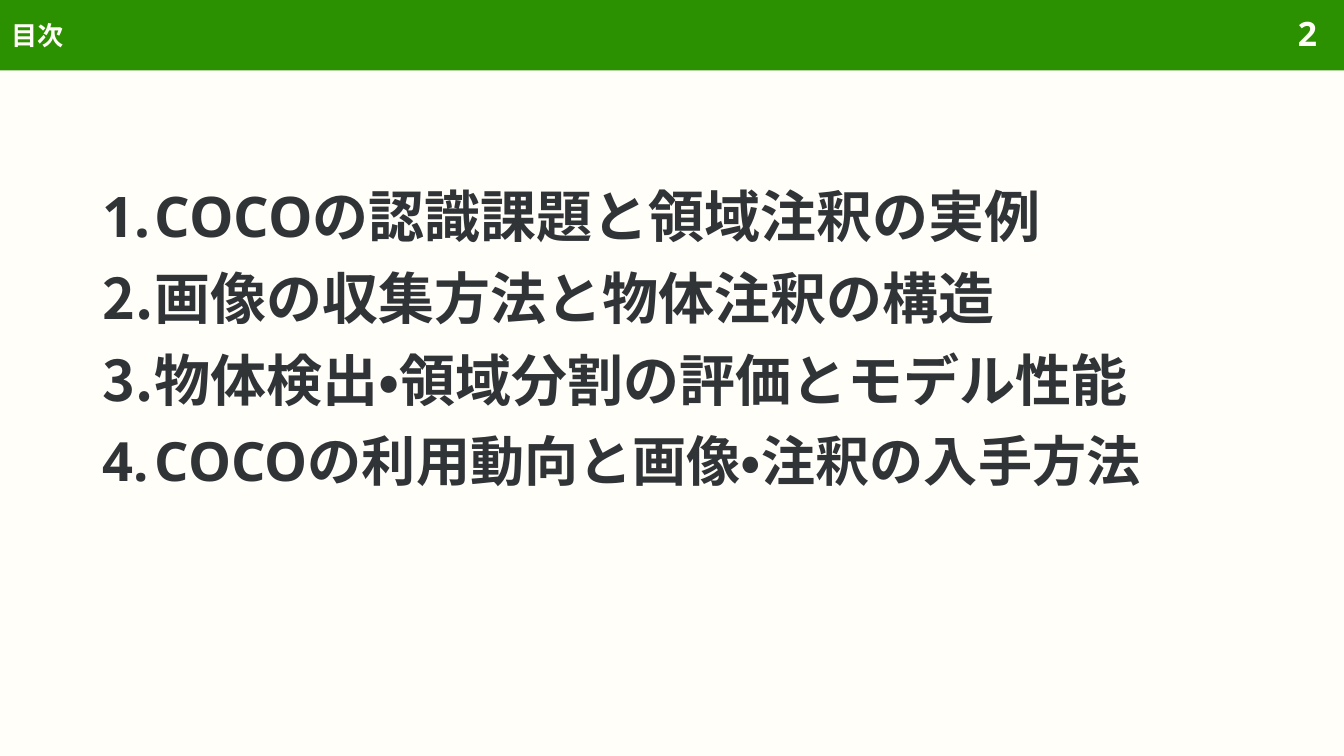
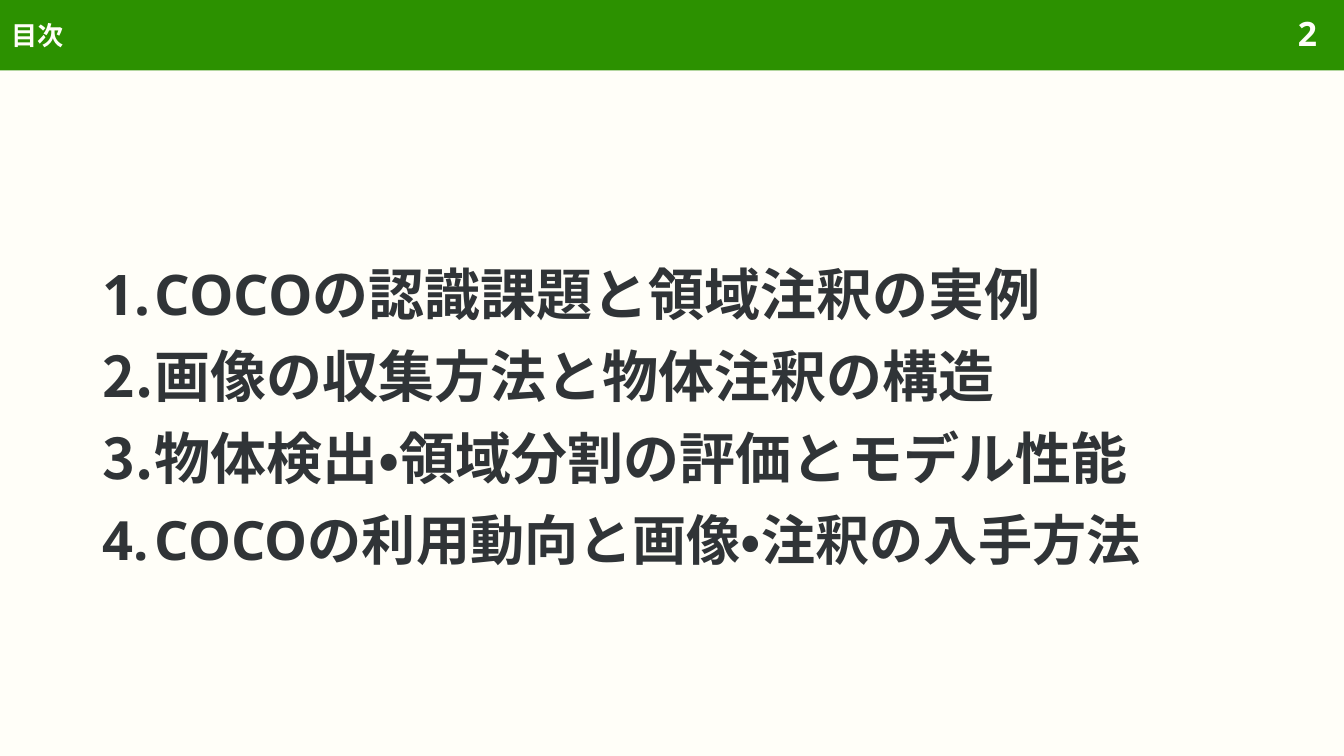
Before and after one commit to sasakiy84/datasets-in-10-minutes, a slide deck: slide 2 of slides/datasets-in-10-minutes-coco.pptx. Drawn at 1344x756 pixels with LibreOffice and Linux fonts; fonts in the diff are those of the drawing. Boxes give left, top, right and bottom in pixels: in the first picture for what was removed or moved away, otherwise in the second. Text is boxed around its words. In the diff, an @@ line names an element or a change of style, - is before the commit and + after.

```diff
--- a/slides/datasets-in-10-minutes-coco.pptx
+++ b/slides/datasets-in-10-minutes-coco.pptx
@@ text "COCOの認識課題と領域注釈の実例": place and size @@
-text "COCOの認識課題と領域注釈の実例" at box(102, 189, 1141, 486)
+text "COCOの認識課題と領域注釈の実例" at box(102, 267, 1141, 565)
```
Also in this commit, not shown: 2 other slides changed, 15 other files.
